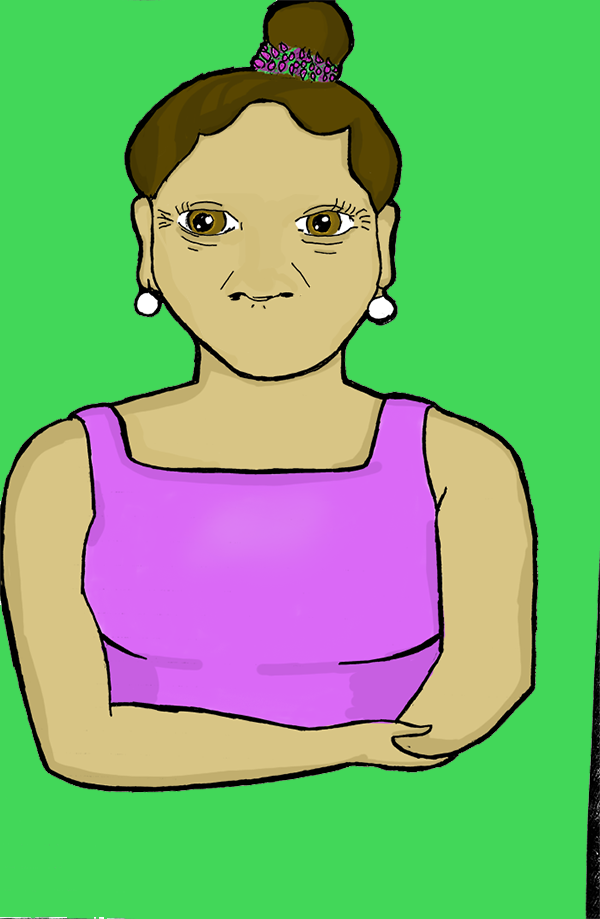
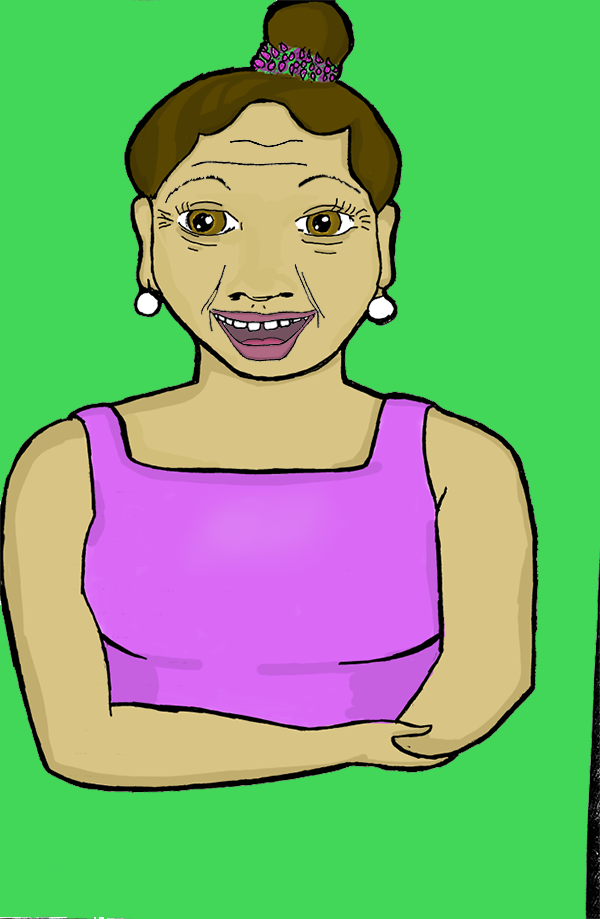
Before/after of a 600 × 919 layered artwork. What changed in the layer stack:
showed "Smiling_Face", painted on it over [88,111,384,490]
renamed "Layer 8" to "Base Layer with Nose", painted on it over [88,111,384,490]
